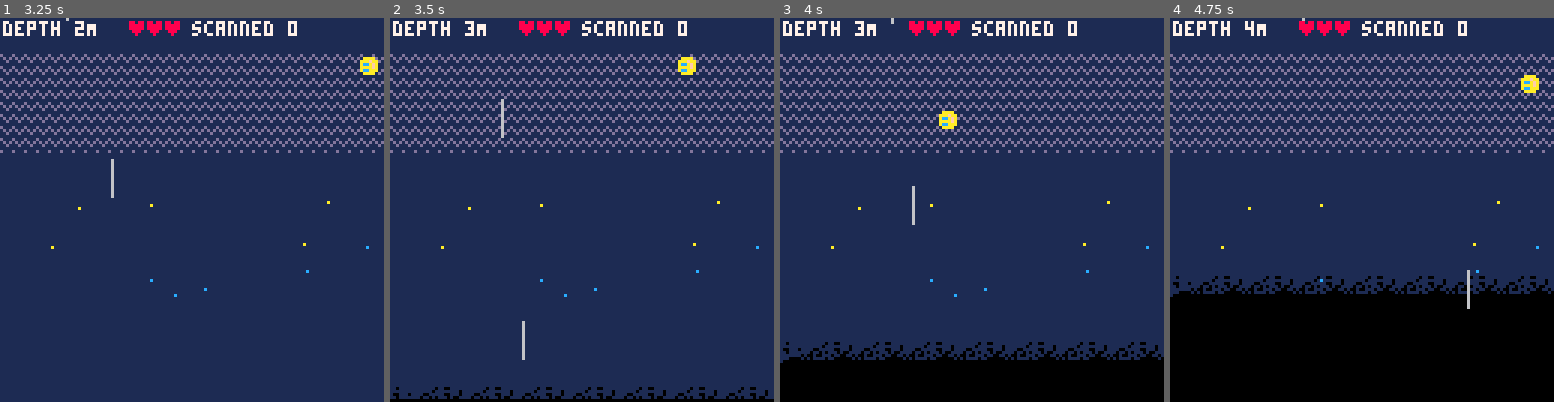
Above: before the commit, frames 1-4 (left to right).
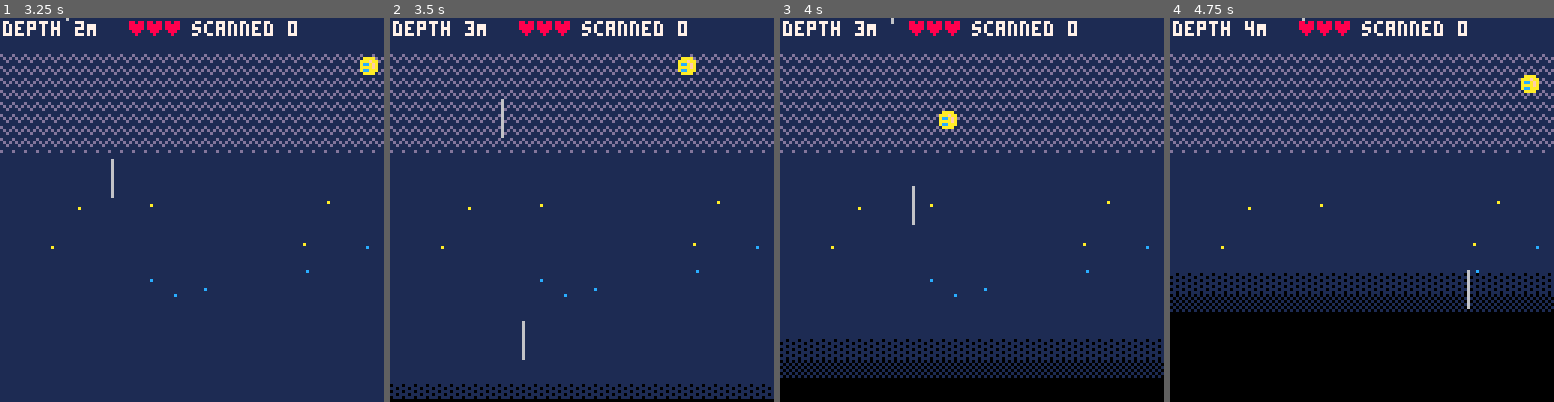
Above: after the commit, the same moments.

Repository: broquaint/pico8-carts
Game: PICO-8 cartridge tephratoil.p8
Same seed, same stepped clock (60 frames per second), same inputs: the game is played once before the commit and once after it.
Inputs:
- Up to frame 1 (3.25 s): tap X (X key) at 0.33, 1.07, 1.85, 2.97 s; tap O (Z key) at 0.7, 1.7, 2.1, 2.5, 2.9 s; hold Right 1.6-2.1 s; hold Up 2.15-2.42 s; hold Right 2.47-3.03 s; hold Left from 3.08 s (still down)
- Up to frame 2 (3.5 s): keep holding Left; tap O (Z key) at 3.3 s
- Up to frame 3 (4 s): release Left at 3.58 s; hold Down 3.63-3.97 s; tap O (Z key) at 3.7 s
- Up to frame 4 (4.75 s): hold Right 4.02-4.68 s; tap X (X key) at 4.08 s; tap O (Z key) at 4.1, 4.5 s; hold Up from 4.73 s (still down)

Frame 1 is identical in both runs. In frame 2, 1.3% of the frame differs, in the area x 0-100%, y 95-100%; in frame 3, 4.5%, in the area x 0-100%, y 83-94%; in frame 4, 4.5%.

Commit message:
Use fill pattern for volcano transition
Still a bit ugly but meh.

Diff:
--- a/tephratoil.p8
+++ b/tephratoil.p8
@@ -865,14 +865,13 @@
       end
 
       if depth_count > 2 then
-         pal(slate, black)
-         for n = 0, 7 do
-            local offset = n*17
-            spr(32, 1 +  offset, volcano_rim_y)
-            spr(33, 9 +  offset, volcano_rim_y)
-            spr(34, 17 + offset, volcano_rim_y)
-         end
-         rectfill(0, volcano_rim_y+8, 127, 127, black)
+         fillp(░)
+         rectfill(0, volcano_rim_y, 127, volcano_rim_y+6, black)
+         fillp(▒)
+         rectfill(0, volcano_rim_y+7, 127, volcano_rim_y+12, black)
+
+         fillp()
+         rectfill(0, volcano_rim_y+13, 127, 127, black)
       end
    end
 
